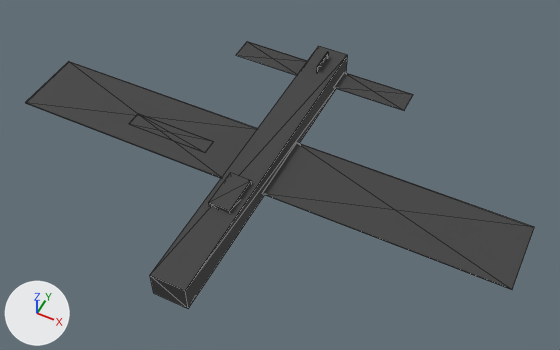
The glTF model game/assets/units/lancaster_Destroyed.glb as it was, and as the next commit left it.
One viewpoint serves both versions: a 50 mm camera at (15.4, -28.4, 37.8) aimed at (1.1, 0.4, 1.9). Every picture has the same lights, and +X, +Y and +Z are marked at lower left. The older version comes first. Mesh edges are drawn as thin lines. Where no turn or scale is listed for an object, it has been applied to the vertices. Vertices at exactly the same position are counted once.

In view in the first picture: 'Cockpit', 'Elevator_L', 'Elevator_R', 'Fuselage', 'Rudder', 'Wing_L', 'Wing_R'.
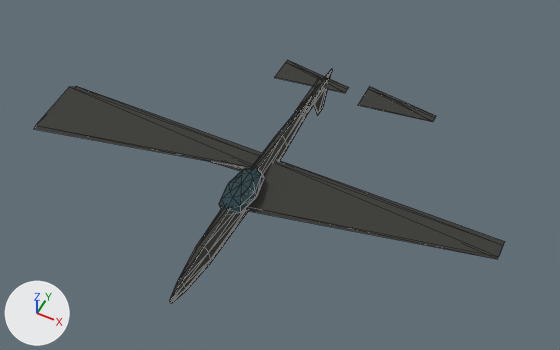
ob_root is not drawn itself; it is the parent of ob_fuselage.

What changed in the scene script:
```text
Change mat_burned:
    mat_burned.base_color: (0.05, 0.05, 0.05) -> (0.04, 0.04, 0.035)  # dark grey #3f3f3f -> dark grey #383835
    mat_burned.roughness: 0.8 -> 0.95
Change me_fuselage:
    used by ob_fuselage; parent = ob_root; location = (0.0, 0.0, 0.0)
    remove me_fuselage.from_pydata(...)  # 8 vertices, 12 faces; spans x -1.1..1.1, y -10.6..10.6, z -0.9..0.9
    add me_fuselage.from_pydata(...)  # 70 vertices, 136 faces; spans x -0.6..0.6, y -10.6..10.6, z -1.1..1.1
    me_fuselage part 1: 8 vertices removed from x -1.1..1.1, y -10.6..10.6, z -0.9..0.9; 70 vertices added at x -0.6..0.6, y -10.6..10.6, z -1.1..1.1
Change me_cockpit:
    remove me_cockpit.from_pydata(...)  # 8 vertices, 12 faces; spans x -0.68..0.68, y -1.27..1.27, z -0.37..0.37
    remove me_cockpit.materials.append(mat_burned)  # dark grey #3f3f3f
    add me_cockpit.from_pydata(...)  # 42 vertices, 80 faces; spans x -0.99..0.99, y -2.12..2.12, z -0.62..0.62
    me_cockpit part 2: 8 vertices removed from x -0.68..0.68, y -1.27..1.27, z -0.37..0.37; 42 vertices added at x -0.99..0.99, y -2.12..2.12, z -0.62..0.62, forming an icosphere of 80 faces
    add me_cockpit.materials.append(mat_track)  # dark cyan #273f45
Change me_elevator_l:
    remove me_elevator_l.from_pydata(...)  # 8 vertices, 12 faces; spans x -2.49..2.49, y -0.85..0.85, z -0.02..0.02
    add me_elevator_l.from_pydata(...)  # 8 vertices, 12 faces; spans x 0.0..4.98, y -1.06..1.06, z 0.0..0.05
    me_elevator_l part 3: 8 vertices removed from x -2.49..2.49, y -0.85..0.85, z -0.02..0.02
    me_elevator_l part 4: 8 vertices added at x 0.0..4.98, y -1.06..1.06, z 0.0..0.05
Change me_elevator_r:
    remove me_elevator_r.from_pydata(...)  # 8 vertices, 12 faces; spans x -2.49..2.49, y -0.85..0.85, z -0.02..0.02
    add me_elevator_r.from_pydata(...)  # 8 vertices, 12 faces; spans x 0.0..4.98, y -1.06..1.06, z 0.0..0.05
    me_elevator_r part 5: 8 vertices removed from x -2.49..2.49, y -0.85..0.85, z -0.02..0.02
    me_elevator_r part 6: 8 vertices added at x 0.0..4.98, y -1.06..1.06, z 0.0..0.05
Change me_wing_l:
    remove me_wing_l.from_pydata(...)  # 8 vertices, 12 faces; spans x -7.46..7.46, y -2.33..2.33, z -0.04..0.04
    add me_wing_l.from_pydata(...)  # 8 vertices, 12 faces; spans x 0.0..14.93, y -2.33..2.4, z 0.0..0.5
    me_wing_l part 7: 8 vertices removed from x -7.46..7.46, y -2.33..2.33, z -0.04..0.04
    me_wing_l part 8: 8 vertices added at x 0.0..14.93, y -2.33..2.4, z 0.0..0.5
Change me_wing_r:
    remove me_wing_r.from_pydata(...)  # 8 vertices, 12 faces; spans x -7.46..7.46, y -2.33..2.33, z -0.04..0.04
    add me_wing_r.from_pydata(...)  # 8 vertices, 12 faces; spans x 0.0..14.93, y -2.33..2.4, z 0.0..0.5
    me_wing_r part 9: 8 vertices removed from x -7.46..7.46, y -2.33..2.33, z -0.04..0.04
    me_wing_r part 10: 8 vertices added at x 0.0..14.93, y -2.33..2.4, z 0.0..0.5
Change ob_root:
    ob_root.location: (0.0, 0.0, 3.1) -> (0.0, 0.0, 2.17)
Change ob_cockpit:
    ob_cockpit.location: (0.0, -3.82, 3.84) -> (0.0, -2.54, 2.91)
Change ob_elevator_l:
    ob_elevator_l.location: (-3.73, 8.9, 3.1) -> (-3.11, 8.9, 2.42)
Change ob_elevator_r:
    ob_elevator_r.location: (3.73, 8.9, 3.1) -> (3.11, 8.9, 2.42)
Change ob_rudder:
    ob_rudder.location: (0.0, 8.904, 0.744) -> (0.0, 8.904, 0.124)
    ob_rudder.rotation_euler: (0.0, 0.0, 0.0) -> (0.0, 1.571, 0.0)  # degrees (0, 0, 0) -> degrees (0, 90, 0)
Change ob_wing_l:
    ob_wing_l.location: (-8.71, 0.0, 3.1) -> (-14.93, -1.06, 2.17)
Change ob_wing_r:
    ob_wing_r.location: (8.71, 0.0, 3.1) -> (0.0, -1.06, 2.17)
```

Boxes [x1, y1, x2, y2] around the edits, measured in the pictures (560 x 350 px):
'Wing_R', recoloured, surface changed, reshaped, moved (33% shorter): before [262, 142, 534, 290]; after [245, 160, 505, 259]
'Wing_L', recoloured, surface changed, reshaped, moved (30% shorter): before [25, 61, 258, 178]; after [34, 86, 262, 168]
'Fuselage', recoloured, surface changed, reshaped, moved (18% narrower, 11% shorter): before [150, 46, 348, 309]; after [170, 69, 332, 303]
'Elevator_R', recoloured, surface changed, reshaped, moved (8% shorter): before [334, 72, 413, 110]; after [358, 87, 436, 122]
'Elevator_L', recoloured, surface changed, reshaped, moved: before [236, 41, 307, 75]; after [274, 60, 349, 93]
'Cockpit', recoloured, surface changed, reshaped, moved: before [209, 173, 252, 213]; after [219, 167, 264, 214]
'TailBoom', now drawn: after [295, 77, 327, 120]
'Rudder', recoloured, surface changed, moved, turned: before [317, 52, 329, 72]; after [314, 74, 331, 115]
'Flap_L', recoloured, surface changed: [209, 161, 246, 171] in both
part 3 of me_elevator_l, deleted: before [236, 41, 307, 75]
part 4 of me_elevator_l, added: after [274, 60, 349, 93]
part 5 of me_elevator_r, deleted: before [334, 72, 413, 110]
part 6 of me_elevator_r, added: after [358, 87, 436, 122]
part 7 of me_wing_l, deleted: before [25, 61, 258, 178]
part 8 of me_wing_l, added: after [34, 86, 262, 168]
part 9 of me_wing_r, deleted: before [262, 142, 534, 290]
part 10 of me_wing_r, added: after [245, 160, 505, 259]
